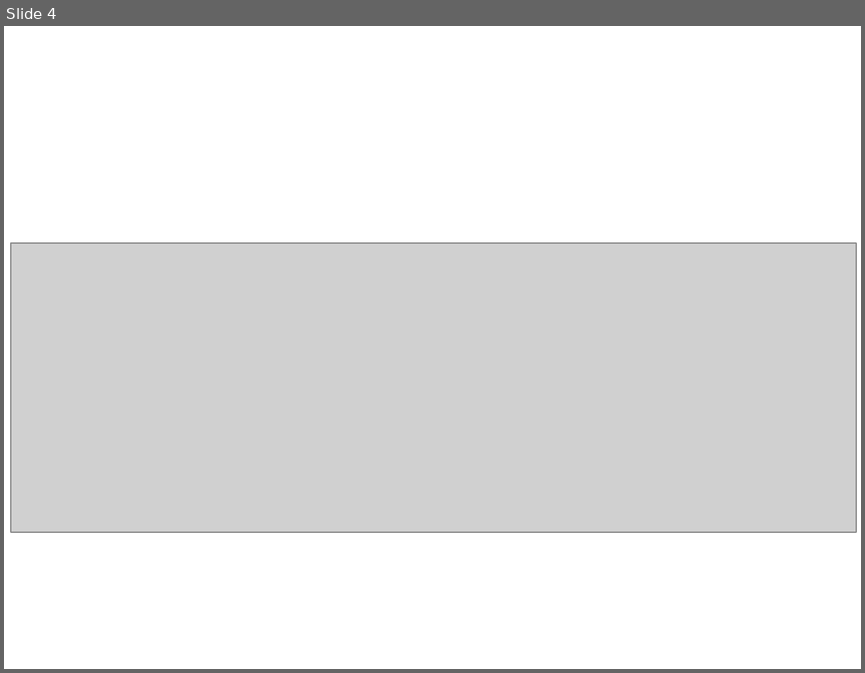
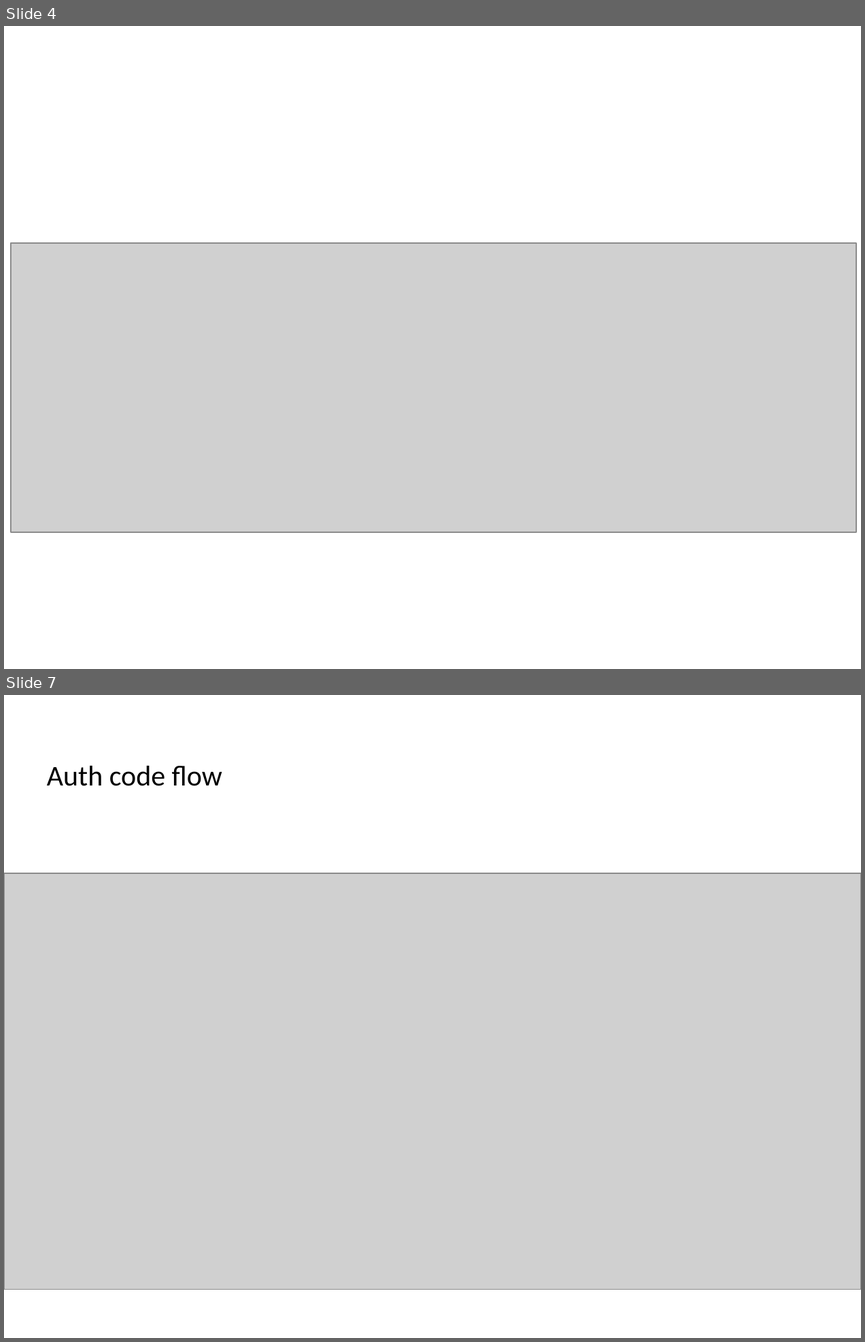
Before and after one commit to bodziosamolot/fdd2018, a slide deck: fdd_jogieglo.pptx. Shown one above the other, each under a label of ours: slide 4 before the commit, slides 4 and 7 after it; the slides between them are not shown. The pictures are 865x673 and 865x1342 pixels, drawn with LibreOffice and Linux fonts; fonts in the diff are those of the drawing; grey boxes stand for pictures. Boxes give left, top, right and bottom in pixels: in the first picture for what was removed or moved away, otherwise in the second. Text is boxed around its words. In the diff, an @@ line names an element or a change of style, - is before the commit and + after.

Commit message:
Some information about threats to auth code flow

```diff
--- a/fdd_jogieglo.pptx
+++ b/fdd_jogieglo.pptx
@@ slide 7 added at [4, 695, 861, 1338], background #FFFFFF @@
@@ text added at [47, 766, 222, 786], 18 pt, text #000000 @@
+Auth code flow
@@ picture added at [4, 873, 861, 1289] @@
```
Also in this commit, not shown: 4 other slides added, 2 slides removed, 2 other files.
